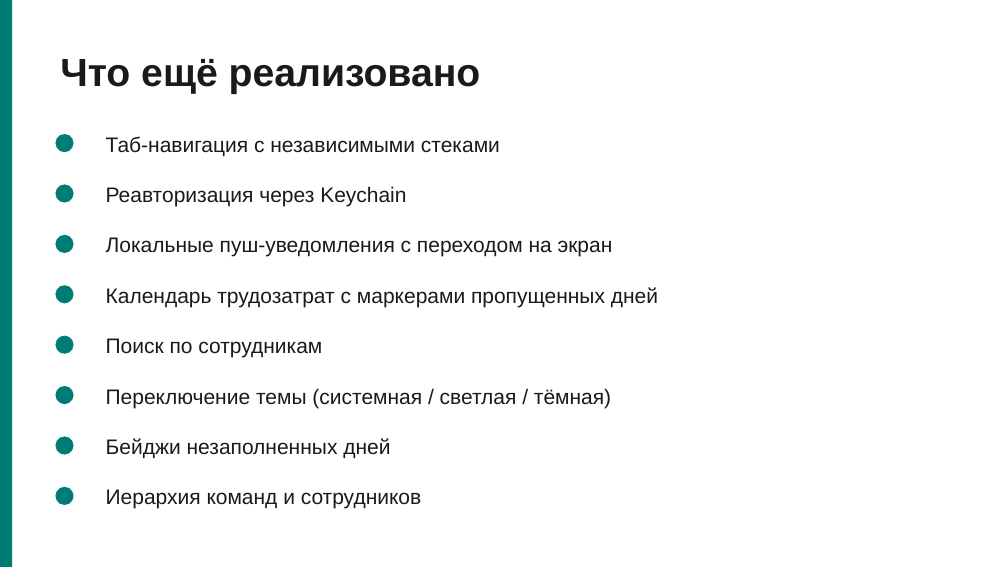
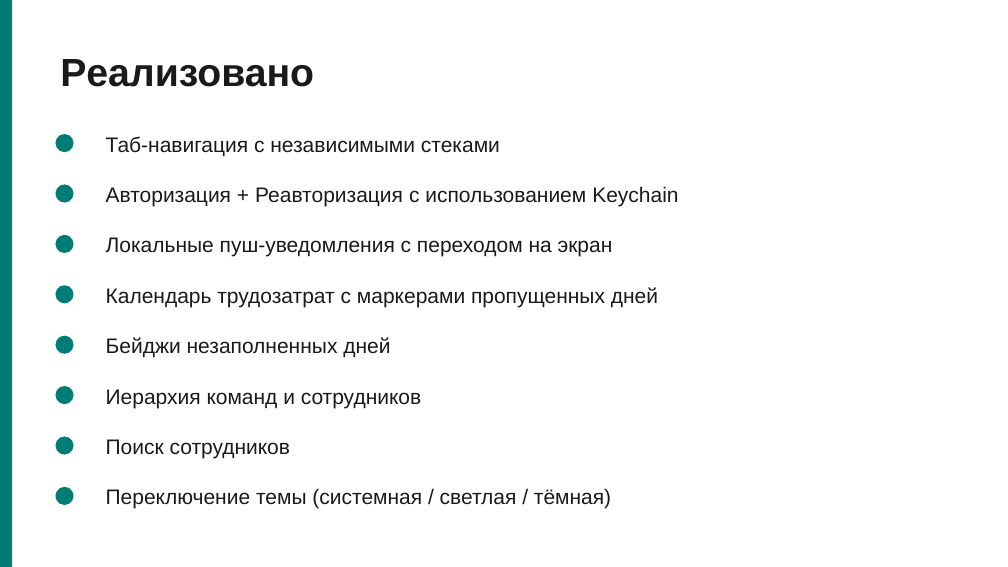
Before and after one commit to PeterYK/CorpPort, a slide deck: slide 5 of CorpApp_Presentation.pptx. Drawn at 1008x567 pixels with LibreOffice and Linux fonts; fonts in the diff are those of the drawing. Boxes give left, top, right and bottom in pixels: in the first picture for what was removed or moved away, otherwise in the second. Text is boxed around its words. In the diff, an @@ line names an element or a change of style, - is before the commit and + after.

Commit message:
apdated Presentation

```diff
--- a/CorpApp_Presentation.pptx
+++ b/CorpApp_Presentation.pptx
@@ text at [60,59,314,87]: text changed @@
-Что ещё реализовано
+Реализовано
@@ text at [106,186,678,206]: text changed @@
-Реавторизация через Keychain
+Авторизация + Реавторизация с использованием Keychain
@@ text at [106,337,390,358]: text changed @@
-Поиск по сотрудникам
+Бейджи незаполненных дней
@@ text at [106,389,421,408]: text changed @@
-Переключение темы (системная / светлая / тёмная)
+Иерархия команд и сотрудников
@@ text at [106,439,290,458]: text changed @@
-Бейджи незаполненных дней
+Поиск сотрудников
@@ text at [106,488,611,509]: text changed @@
-Иерархия команд и сотрудников
+Переключение темы (системная / светлая / тёмная)
```
